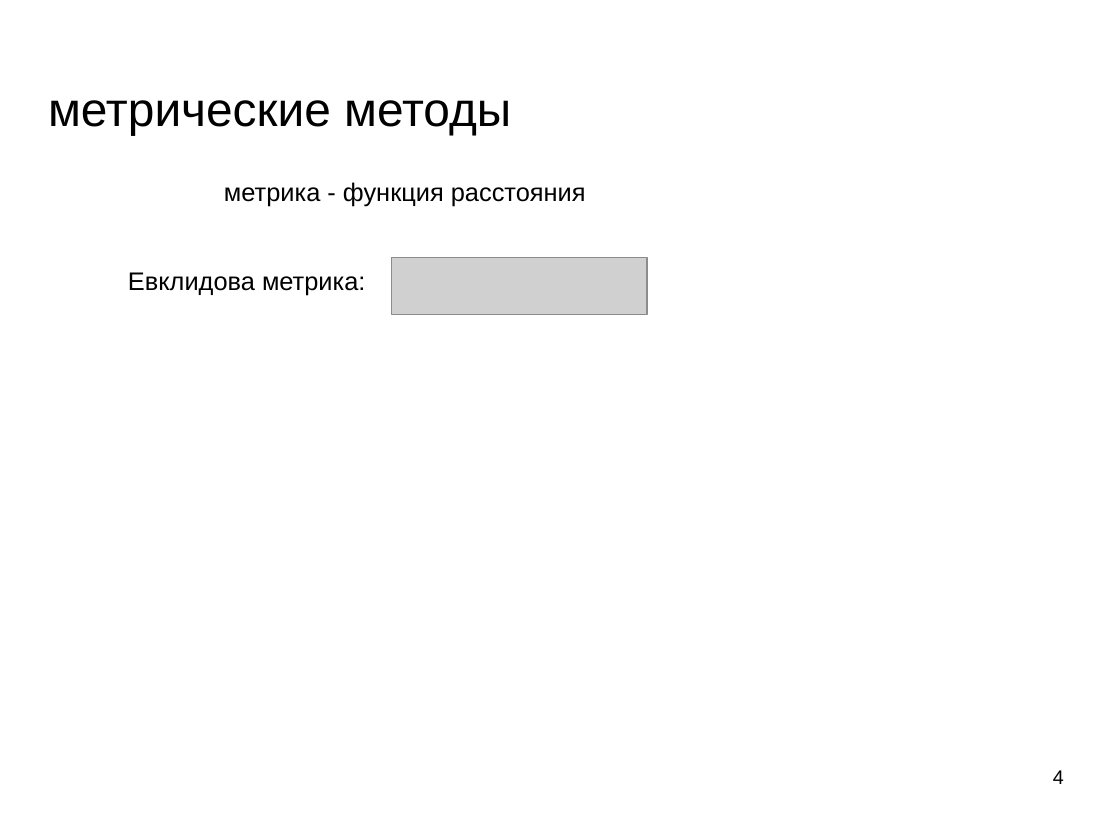
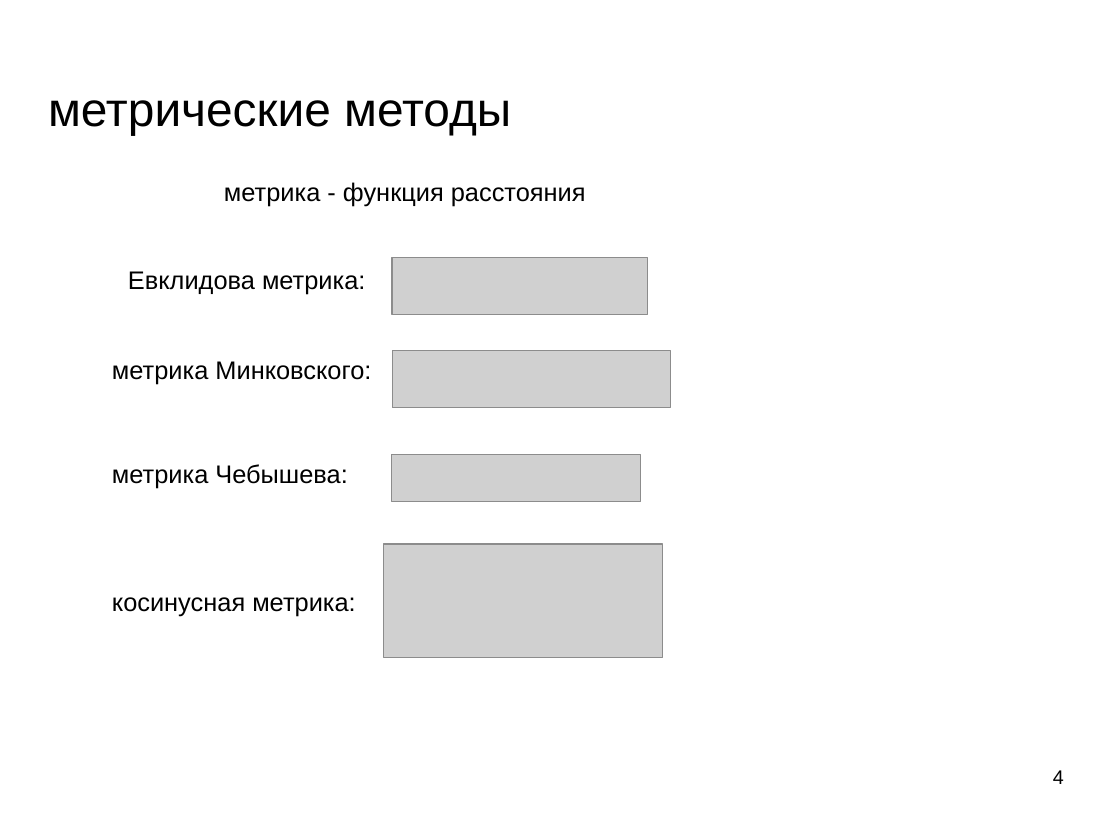
Before and after one commit to mechanoid5/ml_lectorium_legacy, a slide deck: slide 4 of 06-metric.odp. Drawn at 1120x840 pixels with LibreOffice and Linux fonts; fonts in the diff are those of the drawing; grey boxes stand for pictures; background and template pictures are left out. Boxes give left, top, right and bottom in pixels: in the first picture for what was removed or moved away, otherwise in the second. Text is boxed around its words. In the diff, an @@ line names an element or a change of style, - is before the commit and + after.

```diff
--- a/06-metric.odp
+++ b/06-metric.odp
@@ picture added at [392,351,671,408] @@
@@ text added at [112,361,371,385], 18 pt, text #000000 @@
+метрика Минковского:
@@ text added at [112,464,347,489], 18 pt, text #000000 @@
+метрика Чебышева:
@@ picture added at [392,454,641,502] @@
@@ picture added at [384,544,663,658] @@
@@ text added at [112,597,355,617], 18 pt, text #000000 @@
+косинусная метрика:
```
Also in this commit, not shown: 6 other slides changed, 15 slides added, 4 other files.
